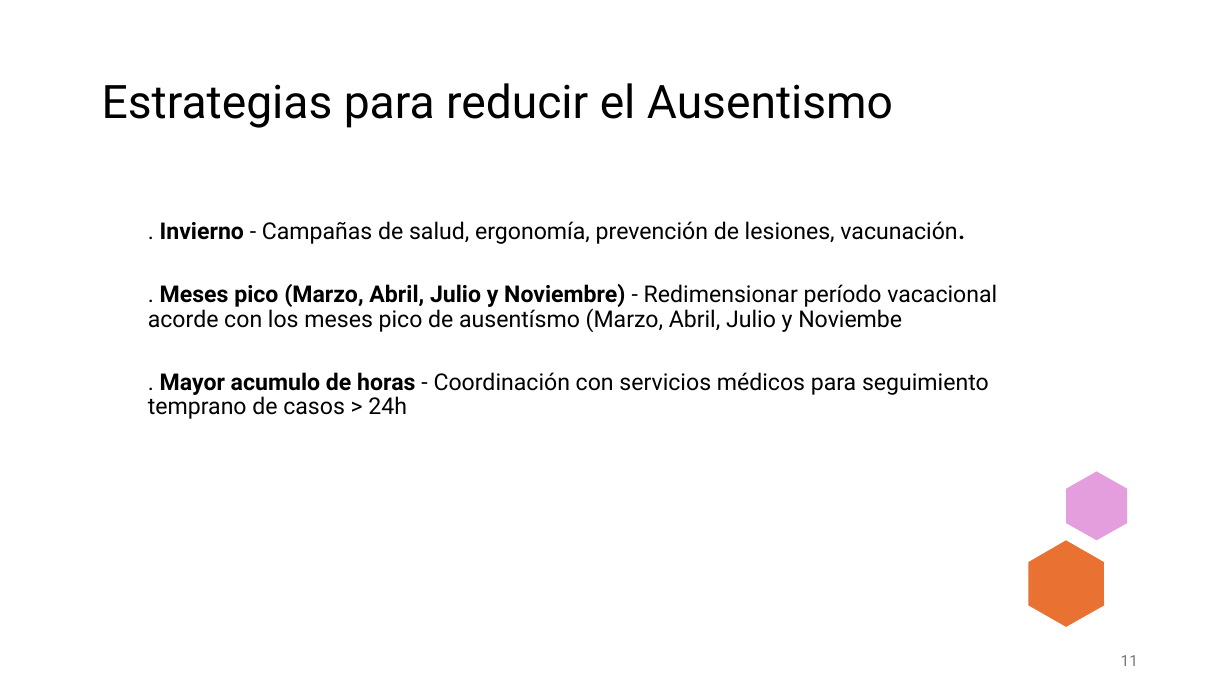
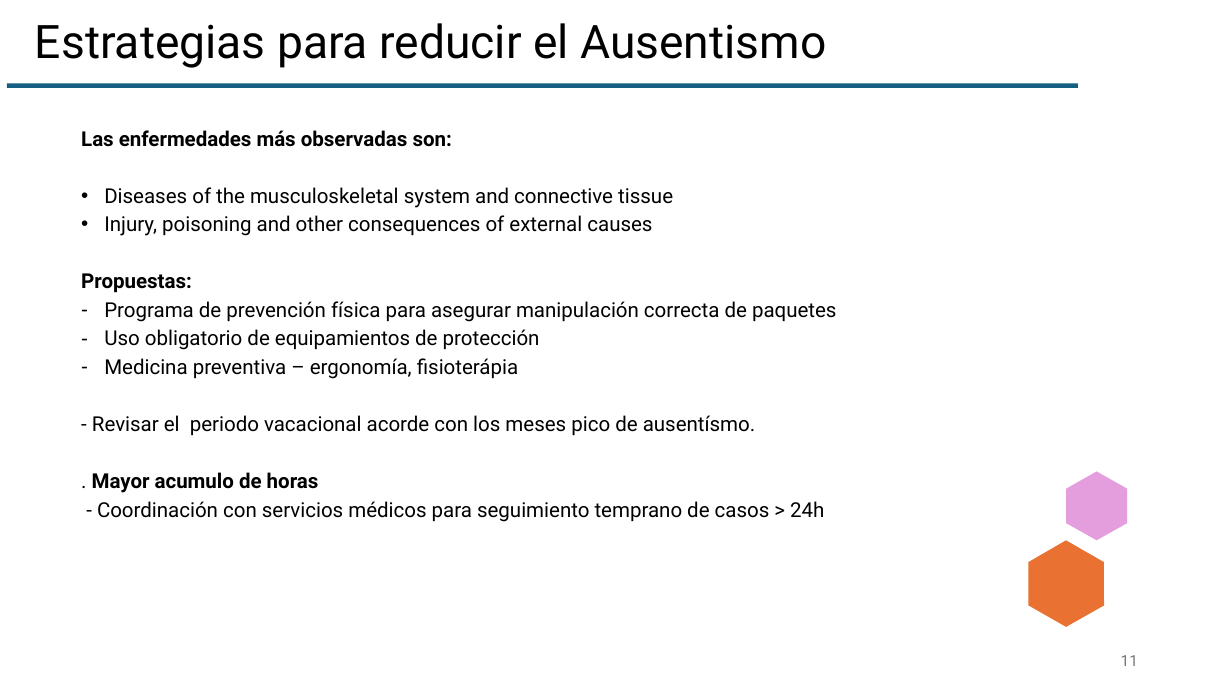
Before and after one commit to ITACADEMYprojectes/ProjecteData, a slide deck: slide 11 of Equip_28/Results/Analisis_PAP_and_ABL_RapidExpres.pptx. Drawn at 1232x693 pixels with LibreOffice and Linux fonts; fonts in the diff are those of the drawing. Boxes give left, top, right and bottom in pixels: in the first picture for what was removed or moved away, otherwise in the second. Text is boxed around its words. In the diff, an @@ line names an element or a change of style, - is before the commit and + after.

```diff
--- a/Equip_28/Results/Analisis_PAP_and_ABL_RapidExpres.pptx
+++ b/Equip_28/Results/Analisis_PAP_and_ABL_RapidExpres.pptx
@@ title "Estrategias para reducir el Ausentismo": place and size @@
-title "Estrategias para reducir el Ausentismo" at [102,83,893,128]
+title "Estrategias para reducir el Ausentismo" at [35,23,826,68]
@@ rectangle added at [7,83,1079,88], fill #156082 @@
@@ text at [81,130,837,522]: text changed; size 18 to 16 pt @@
-  . Invierno - Campañas de salud, ergonomía, prevención de lesiones, vacunación.
-  . Meses pico (Marzo, Abril, Julio y Noviembre) - Redimensionar período vacacional acorde con los meses pico de ausentísmo (Marzo, Abril, Julio y Noviembe
-  . Mayor acumulo de horas - Coordinación con servicios médicos para seguimiento temprano de casos > 24h
+  Las enfermedades más observadas son:
+  • Diseases of the musculoskeletal system and connective tissue
+  • Injury, poisoning and other consequences of external causes
+  Propuestas:
+  – Programa de prevención física para asegurar manipulación correcta de paquetes
+  – Uso obligatorio de equipamientos de protección
+  – Medicina preventiva – ergonomía, fisioterápia
+  - Revisar el periodo vacacional acorde con los meses pico de ausentísmo.
+  . Mayor acumulo de horas
+  - Coordinación con servicios médicos para seguimiento temprano de casos > 24h
```
Also in this commit, not shown: 3 other slides changed, 2 slides added, 3 slides removed, 2 other files.
